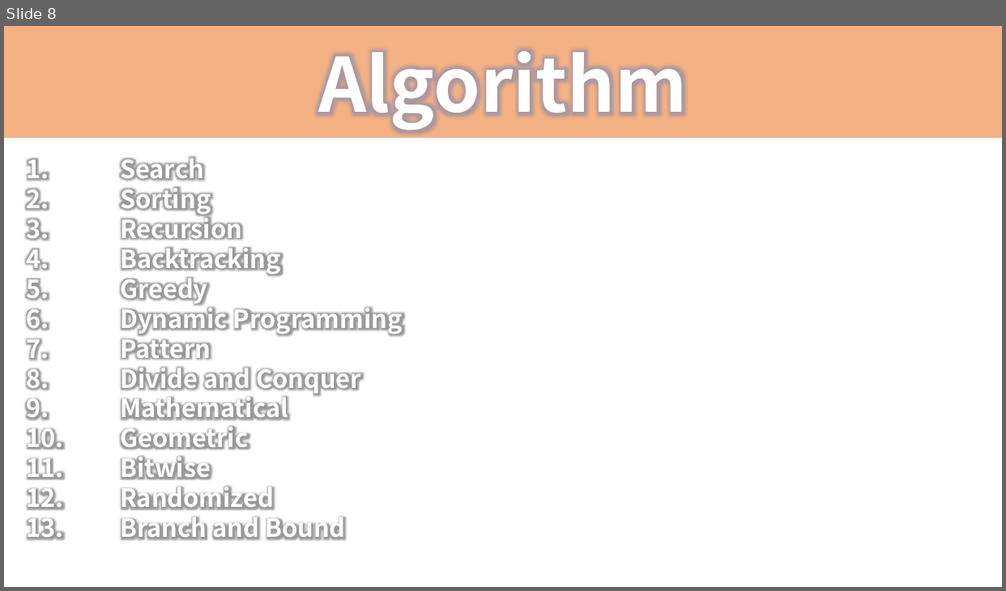
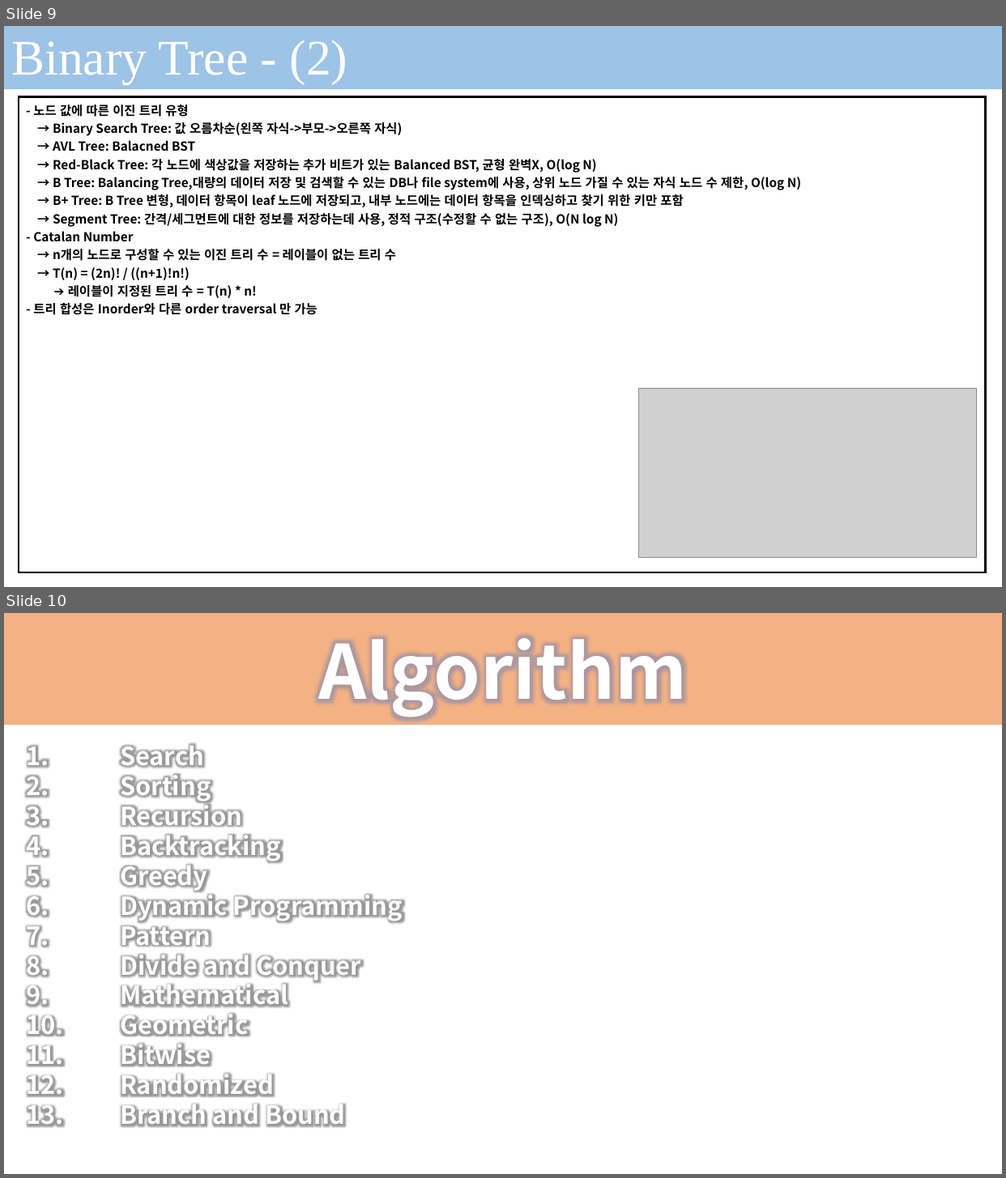
Before and after one commit to seonghokim/Study, a slide deck: Algorithm in c.pptx. Shown one above the other, each under a label of ours: slide 8 before the commit, slides 9 and 10 after it. The pictures are 1006x591 and 1006x1178 pixels, drawn with LibreOffice and Linux fonts; fonts in the diff are those of the drawing; grey boxes stand for pictures; background and template pictures are left out. Boxes give left, top, right and bottom in pixels: in the first picture for what was removed or moved away, otherwise in the second. Text is boxed around its words. In the diff, an @@ line names an element or a change of style, - is before the commit and + after.

```diff
--- a/Algorithm in c.pptx
+++ b/Algorithm in c.pptx
@@ slide 9 added at box(4, 26, 1002, 587), background #FFFFFF @@
@@ rectangle added at box(4, 26, 1002, 89), fill #404040 @@
@@ rectangle added at box(4, 26, 1002, 90), fill #9DC3E6 @@
@@ text added at box(11, 40, 348, 84), 48 pt, text #FFFFFF @@
+Binary Tree - (2)
@@ table added at box(19, 97, 986, 574), 1 rows, 1 columns @@
+- 노드 값에 따른 이진 트리 유형 / → Binary Search Tree: 값 오름차순(왼쪽 자식->부모->오른쪽 자식) / → AVL Tree: Balacned BST / → Red-Black Tree: 각 노드에 색상값을 저장하는 추가 비트가 있는 Balanced BST, 균형 완벽X, O(log N) / → B Tree: Balancing Tree,대량의 데이터 저장 및 검색할 수 있는 DB나 file system에 사용, 상위 노드 가질 수 있는 자식 노드 수 제한, O(log N) / → B+ Tree: B Tree 변형, 데이터 항목이 leaf 노드에 저장되고, 내부 노드에는 데이터 항목을 인덱싱하고 찾기 위한 키만 포함 / → Segment Tree: 간격/세그먼트에 대한 정보를 저장하는데 사용, 정적 구조(수정할 수 없는 구조), O(N log N) / - Catalan Number / → n개의 노드로 구성할 수 있는 이진 트리 수 = 레이블이 없는 트리 수 / → T(n) = (2n)! / ((n+1)!n!) / ➔ 레이블이 지정된 트리 수 = T(n) * n! / - 트리 합성은 Inorder와 다른 order traversal 만 가능
@@ picture added at box(639, 389, 977, 558) @@
@@ what was slide 8 is now slide 10 @@
```
Also in this commit, not shown: 2 slides changed, 1 other slide added, 1 other file.
